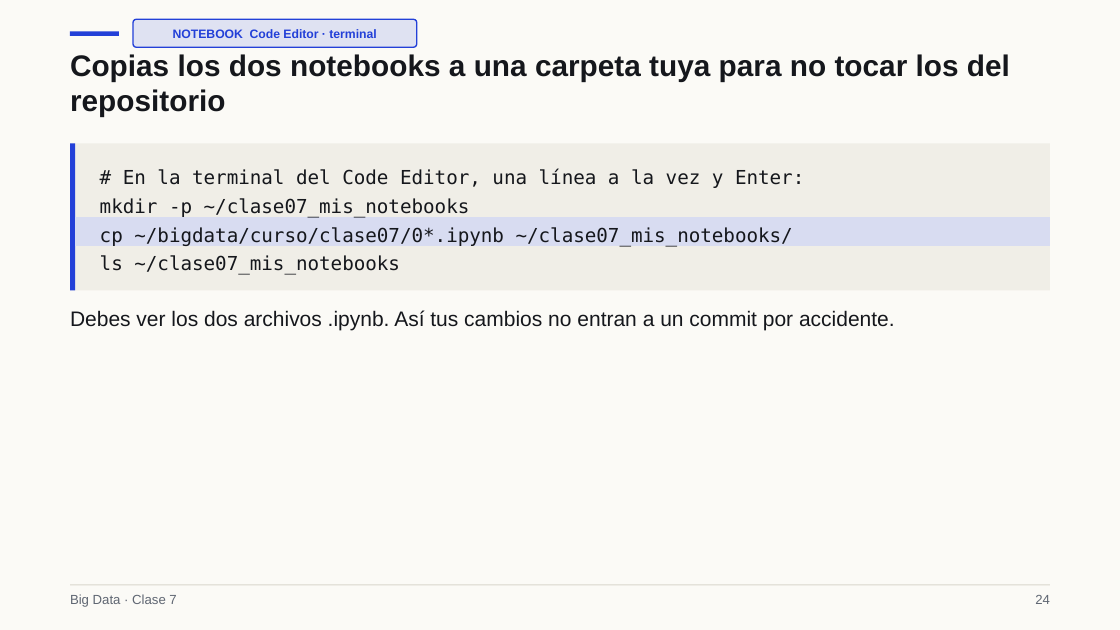
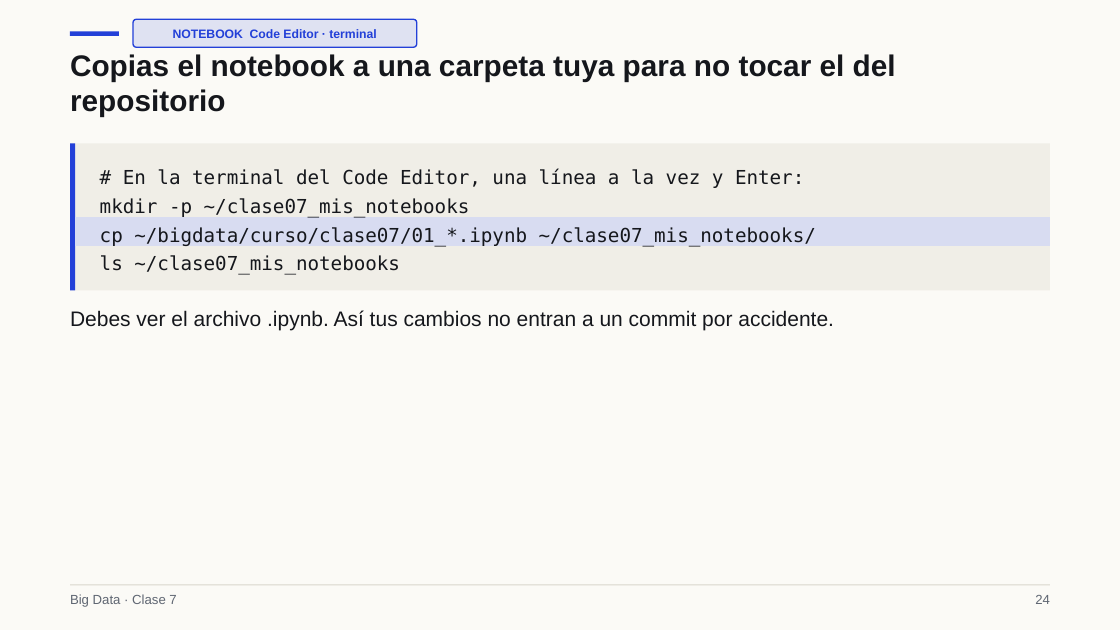
Before and after one commit to Apaezc/bigdata-udem-2026, a slide deck: slide 24 of curso/clase07/deck/slides.pptx. Drawn at 1120x630 pixels with LibreOffice and Linux fonts; fonts in the diff are those of the drawing. Boxes give left, top, right and bottom in pixels: in the first picture for what was removed or moved away, otherwise in the second. Text is boxed around its words. In the diff, an @@ line names an element or a change of style, - is before the commit and + after.

```diff
--- a/curso/clase07/deck/slides.pptx
+++ b/curso/clase07/deck/slides.pptx
@@ text at (x1=70, y1=54, x2=896, y2=117): text changed @@
-Copias los dos notebooks a una carpeta tuya para no tocar los del repositorio
+Copias el notebook a una carpeta tuya para no tocar el del repositorio
@@ text at (x1=100, y1=227, x2=816, y2=246): text changed @@
-cp ~/bigdata/curso/clase07/0*.ipynb ~/clase07_mis_notebooks/
+cp ~/bigdata/curso/clase07/01_*.ipynb ~/clase07_mis_notebooks/
@@ text at (x1=70, y1=310, x2=834, y2=331): text changed @@
-Debes ver los dos archivos .ipynb. Así tus cambios no entran a un commit por accidente.
+Debes ver el archivo .ipynb. Así tus cambios no entran a un commit por accidente.
```
Also in this commit, not shown: 62 other slides changed, 1 slide added, 6 slides removed, 17 other files.
